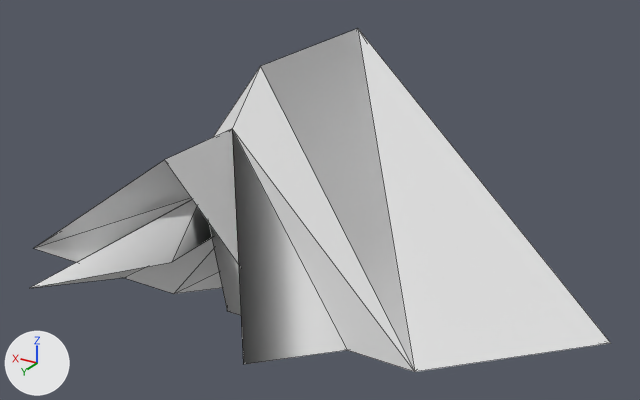
A saved change to the OBJ model geometry/ht3d_017_houndstoothArchToroidalPolyhedronVersion.obj.
Camera for both pictures: a camera (50 mm lens) standing at (-4.93, 9.94, 6.57) and looking at (1.28, -0.42, 1.4). Every picture has the same lights, and +X, +Y and +Z are marked at lower left. Mesh edges are drawn as thin lines. Where no turn or scale is listed for an object, it has been applied to the vertices.

Names of what the first picture shows: 'ht3d_017_houndstoothArchToroidalPolyhedronVersion'.
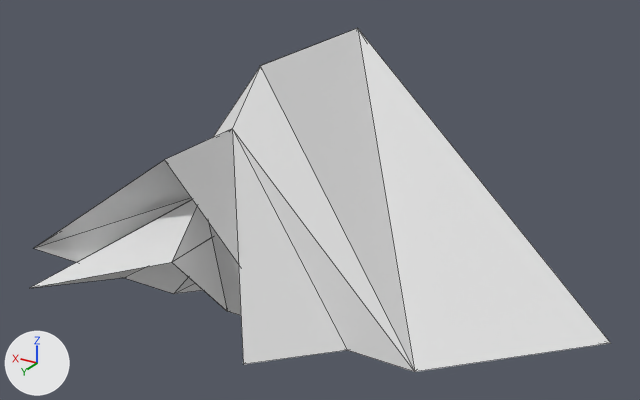
Patch to the scene script:
```diff
--- a/geometry/ht3d_017_houndstoothArchToroidalPolyhedronVersion.obj.py
+++ b/geometry/ht3d_017_houndstoothArchToroidalPolyhedronVersion.obj.py
@@ me_ht3d_017_houndstootharchtoroidalpolyhedronversion @@
 # used by ob_ht3d_017_houndstootharchtoroidalpolyhedronversion; location = (0.0, 0.0, 0.0)
-me_ht3d_017_houndstootharchtoroidalpolyhedronversion.from_pydata(...)  # 41 vertices, 76 faces; spans x -3.0..6.0, y -3.0..2.12, z 0.0..3.41
+me_ht3d_017_houndstootharchtoroidalpolyhedronversion.from_pydata(...)  # 46 vertices, 85 faces; spans x -3.0..6.0, y -3.0..2.12, z 0.0..3.42
+# me_ht3d_017_houndstootharchtoroidalpolyhedronversion part 1
+# 4 faces are deleted
+# 5 vertices are added at (2.02, 1.0, 0.0), (2.02, 0.71, 1.29), (2.01, -2.83, 3.42), (2.01, 0.0, 3.42), (3.01, -3.0, 0.0)
+# 13 new faces join them
```

Pixel boxes [x1, y1, x2, y2] of what changed, in the pictures (640 x 400 px):
'ht3d_017_houndstoothArchToroidalPolyhedronVersion', reshaped
    before: [31, 29, 610, 372]
    after: [31, 28, 610, 372]
part 1 of me_ht3d_017_houndstootharchtoroidalpolyhedronversion, built on
    before: [164, 129, 239, 264]
    after: [164, 28, 358, 311]
